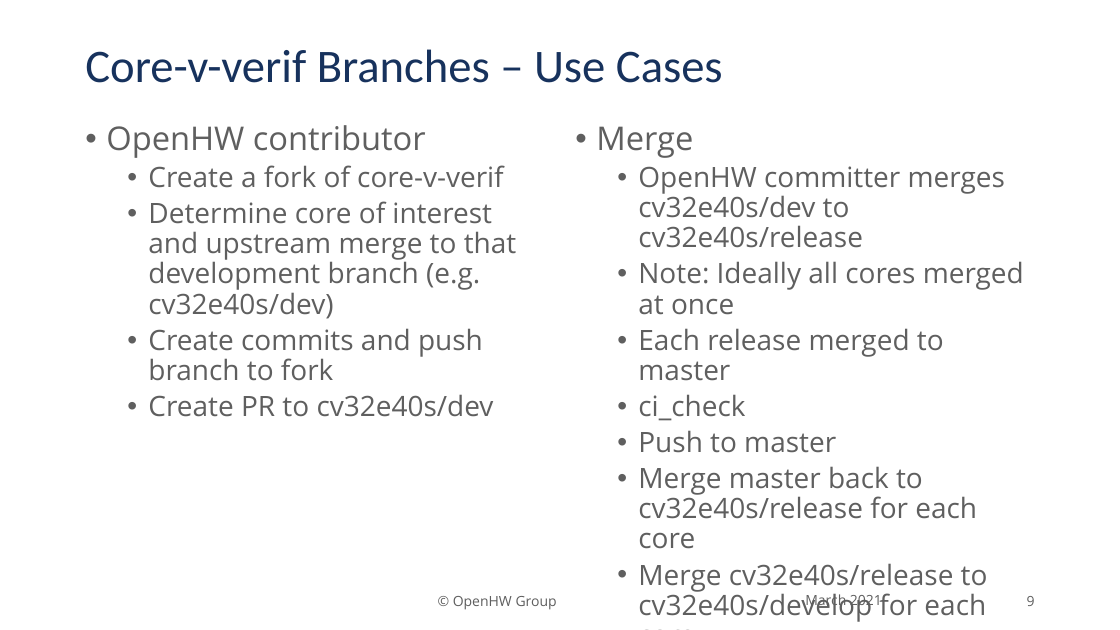
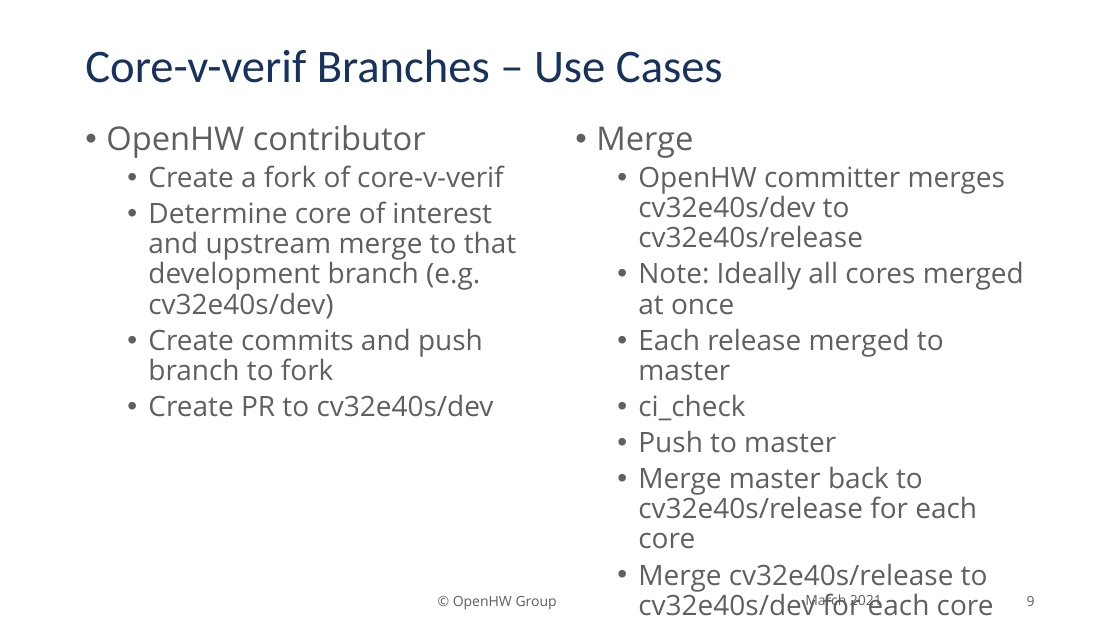
Before and after one commit to openhwgroup/programs, a slide deck: slide 9 of verif/Common/Presentations/20210311-Branches and CIs for core-v-verif.pptx. Drawn at 1120x630 pixels with LibreOffice and Linux fonts; fonts in the diff are those of the drawing; background and template pictures are left out. Boxes give left, top, right and bottom in pixels: in the first picture for what was removed or moved away, otherwise in the second. Text is boxed around its words. In the diff, an @@ line names an element or a change of style, - is before the commit and + after.

Commit message:
update branch and ci presentation with new CIs

```diff
--- a/verif/Common/Presentations/20210311-Branches and CIs for core-v-verif.pptx
+++ b/verif/Common/Presentations/20210311-Branches and CIs for core-v-verif.pptx
@@ text at <box>638,563,994,616</box>: text changed @@
-  • Merge cv32e40s/release to cv32e40s/develop for each core
+  • Merge cv32e40s/release to cv32e40s/dev for each core
```
Also in this commit, not shown: 3 other slides changed.
